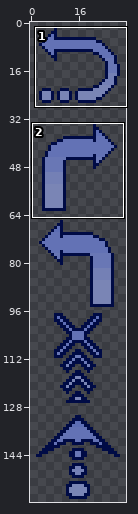
Pixel-art file -- assets/raw/icon.aseprite. The first picture is a wide view before the edit; the outline marks the close-up.
Close-up. As it was:
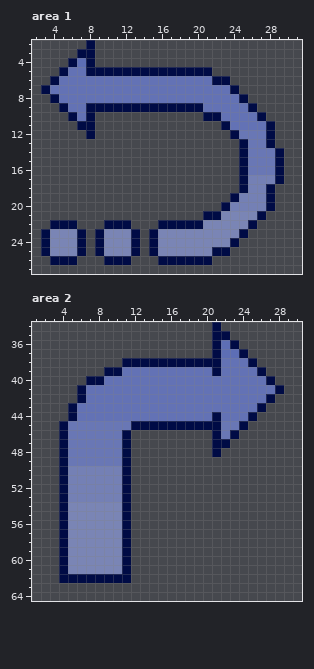
32x160 pixels, 1 frame. Colours within 5 levels of each other are drawn and written as one. Shown: area 1: x 2..31, y 2..27; area 2: x 1..30, y 34..64. The commit also changed other parts of the picture, which this record leaves out.
Now the later version:
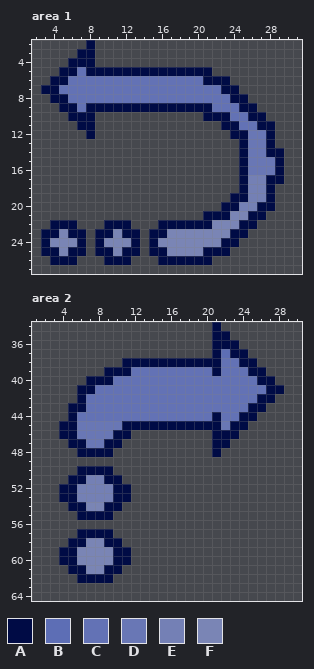
Palette (. is transparent): A #000b45  B #5d6eb5  C #6372b5  D #6977b5  E #7480b5  F #7a85b5
The edit:
Area 1, layer "Undo":
Colour B gives way to colour A in row 4 at x 7.
Colour C gives way to colour A in row 5 at x 6; in row 6 at x 5 and 21; in row 7 at x 4 and 23; in row 8 at x 5 and 24; in row 9 at x 6, 21 and 25; in row 10 at x 7, 23 and 26.
Colour C gives way to colour A in row 11 at x 24 and 27.
Colour D gives way to colour A in row 12 at x 25; in row 14 at x 28.
Colour E gives way to colour A in row 17 at x 28; in row 19 at x 25; in row 20 at x 24 and 27.
Colour F gives way to colour A in row 21 at x 23 and 26; in row 22 at x 21 and 25; in row 23 at x 4, 6, 10, 12, 16 and 24; in row 24 at x 23; in row 25 at x 4, 6, 10, 12, 16 and 21.
Area 2, layer "Right":
Colour B gives way to colour A in row 36 at x 22; in row 37 at x 23.
Colour C gives way to colour A in row 38 at x 24; in row 39 at x 11 and 25; in row 40 at x 9 and 26; in row 41 at x 7 and 27; in row 42 at x 26; in row 43 at x 6 and 25.
Colour C gives way to colour A in row 44 at x 24.
Colour D gives way to colour A in row 45 at x 5, 11 and 23; in row 46 at x 5, 10 and 22; in row 47 at x 5 to 6 and 9 to 10; in row 48 at x 6 to 9.
Colour E gives way to colour A in row 50 at x 6 to 9; in row 51 at x 5 to 6 and 9 to 10; in rows 52 to 53 at x 5 and 10.
Colour F gives way to colour A in row 54 at x 5 to 6 and 9 to 10; in row 55 at x 6 to 9; in row 57 at x 6 to 9; in row 58 at x 5 to 6 and 9 to 10; in rows 59 to 60 at x 5 and 10; in row 61 at x 5 to 6 and 9 to 10.
The author cleared colour A in rows 47 to 51 at x 4 and 11; in rows 54 to 58 at x 4 and 11; in row 61 at x 4 and 11; in row 62 at x 4 to 5 and 10 to 11.
The author cleared colour D in row 48 at x 5 and 10; in row 49 at x 5 to 10.
The author cleared colour E in row 50 at x 5 and 10.
The author cleared colour F in row 55 at x 5 and 10; in row 56 at x 5 to 10; in row 57 at x 5 and 10.
